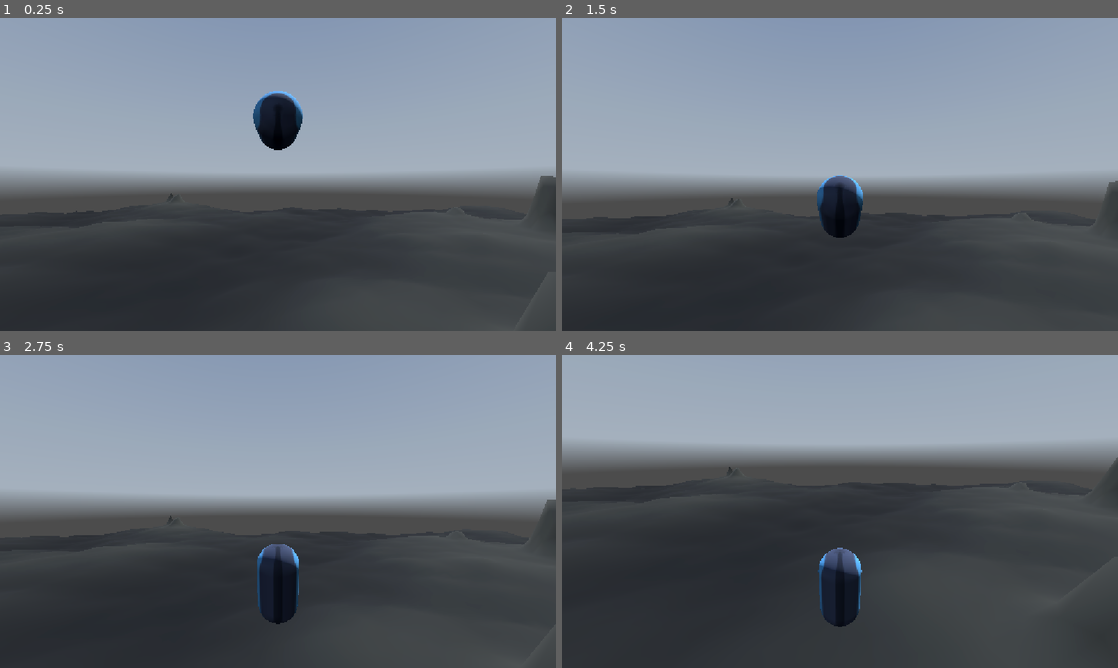
Above: before the commit, frames 1-4 (two rows, left to right).
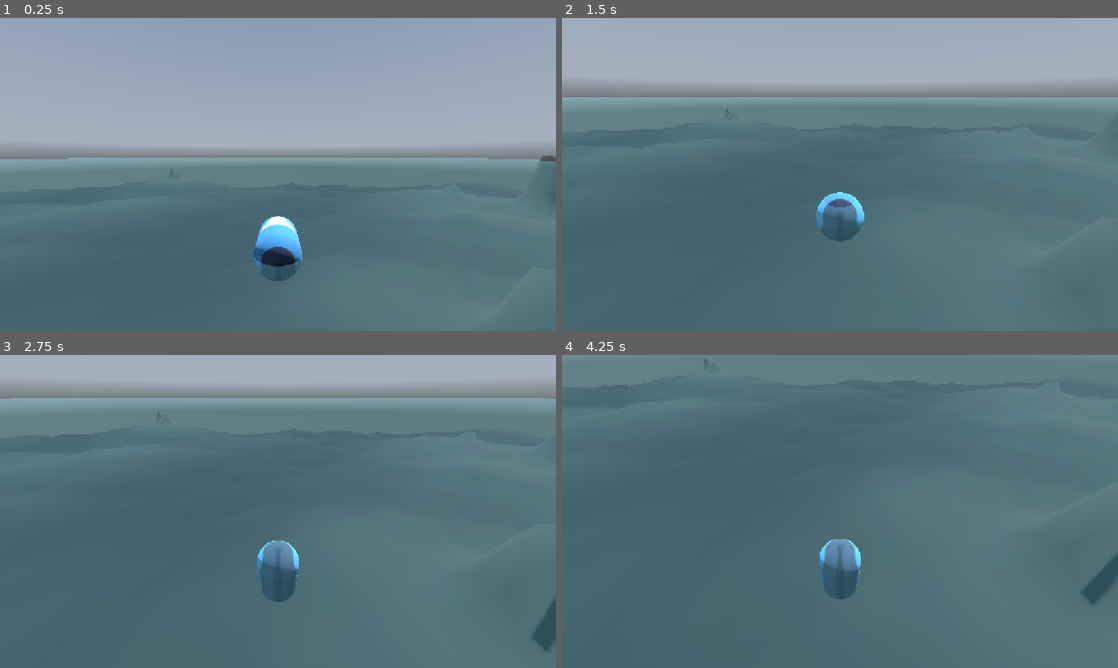
Above: after the commit, the same moments.

Repository: JanWack/untitled_underwater_game
Game: Godot game, scene res://scenes/test_map.tscn
Same seed, same stepped clock (60 frames per second), same inputs: the game is played once before the commit and once after it. The engine's default icon, where the game draws it, is replaced by a stand-in: a white triangle on a blue panel in a dark square. A sky picture missing from this copy of the repository is replaced by a grey-blue gradient.
Inputs (mouse positions are in pixels of both pictures, inside the frame that each line leads up to):
- Up to frame 1 (0.25 s): no input
- Up to frame 2 (1.5 s): move the mouse to (867, 174) at 0.52 s; hold Right mouse button (break) 0.53-1.28 s; hold W (up) from 0.53 s (still down); move the mouse to (812, 174) at 1.27 s; click (812, 174) at 1.35 s
- Up to frame 3 (2.75 s): keep holding W (up); move the mouse to (289, 505) at 2.02 s; hold Right mouse button (break) from 2.03 s (still down)
- Up to frame 4 (4.25 s): keep holding W (up); move the mouse to (834, 517) at 2.77 s; release Right mouse button (break) at 2.78 s; click (834, 517) at 2.85 s; move the mouse to (878, 514) at 3.52 s; hold Right mouse button (break) from 3.53 s (still down)

The runs differ from the first frame. In frame 1, 57% of the frame differs, in the area x 0-100%, y 23-100%; in frame 2, 76%; in frame 3, 87%; in frame 4, 98%, in the area x 0-100%, y 0-100%.

Commit message:
chnaged the camera position in the test map

Diff:
--- a/untitled-underwater-game/scenes/test_map.tscn
+++ b/untitled-underwater-game/scenes/test_map.tscn
@@ -54,7 +54,7 @@
 [node name="Submarine" parent="." unique_id=795292559 instance=ExtResource("2_fn2sa")]
 
 [node name="FollowCam" parent="." unique_id=2038270964 node_paths=PackedStringArray("target") instance=ExtResource("3_bdpbv")]
-transform = Transform3D(1, 0, 0, 0, 1, 0, 0, 0, 1, 0, 0, 3)
+transform = Transform3D(1, 0, 0, 0, 1, 0, 0, 0, 1, 0, 2, 5)
 target = NodePath("../Submarine")
 
 [node name="Terrain" type="Node3D" parent="." unique_id=1576389374 node_paths=PackedStringArray("water")]
